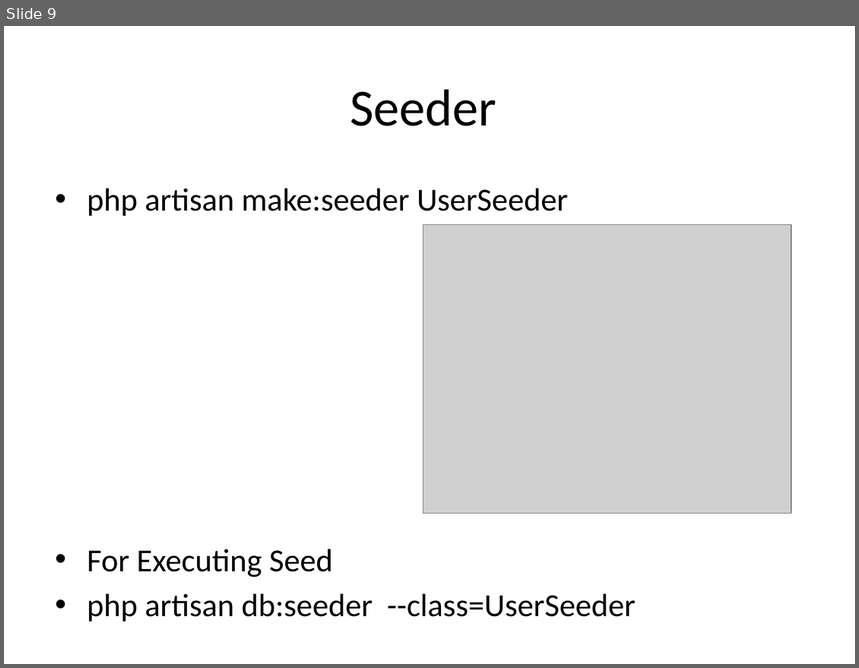
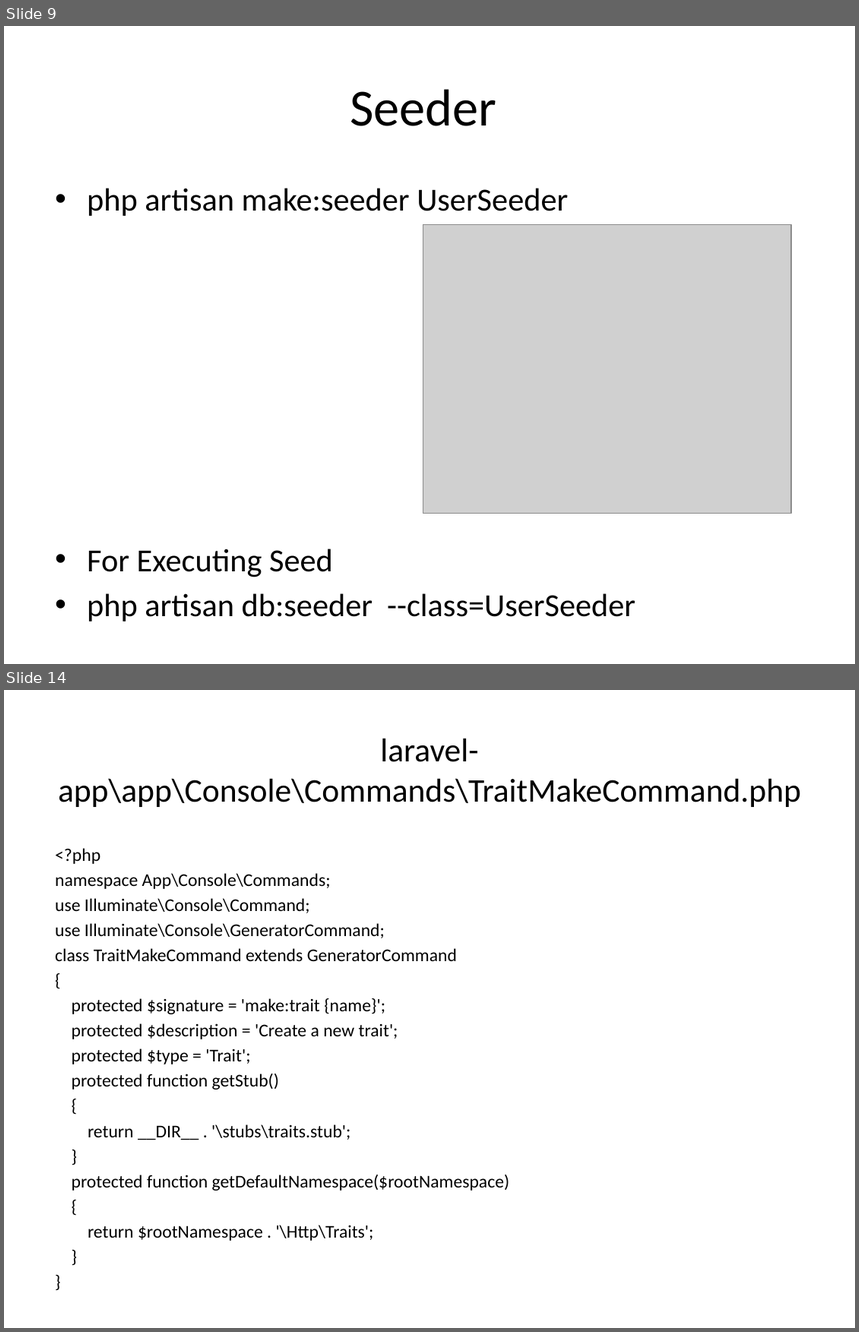
Before and after one commit to jay-amin-tops/06AprilMWF_9_30, a slide deck: Laravel.pptx. Shown one above the other, each under a label of ours: slide 9 before the commit, slides 9 and 14 after it; the slides between them are not shown. The pictures are 859x668 and 859x1332 pixels, drawn with LibreOffice and Linux fonts; fonts in the diff are those of the drawing; grey boxes stand for pictures. Boxes give left, top, right and bottom in pixels: in the first picture for what was removed or moved away, otherwise in the second. Text is boxed around its words. In the diff, an @@ line names an element or a change of style, - is before the commit and + after.

Commit message:
Laravel Custom Command

```diff
--- a/Laravel.pptx
+++ b/Laravel.pptx
@@ slide 14 added at (4, 690, 855, 1328), background #FFFFFF @@
@@ title added at (58, 738, 801, 807), 28 pt, text #000000 @@
+laravel-app\app\Console\Commands\TraitMakeCommand.php
@@ text added at (55, 848, 510, 1241), 15.2 pt, text #000000 @@
+<?php
+namespace App\Console\Commands;
+use Illuminate\Console\Command;
+use Illuminate\Console\GeneratorCommand;
+class TraitMakeCommand extends GeneratorCommand
+{
+protected $signature = 'make:trait {name}';
+protected $description = 'Create a new trait';
+protected $type = 'Trait';
+protected function getStub()
+{
+return __DIR__ . '\stubs\traits.stub';
+}
+protected function getDefaultNamespace($rootNamespace)
+{
+return $rootNamespace . '\Http\Traits';
+}
+}
```
Also in this commit, not shown: 7 other slides added, 21 other files.
